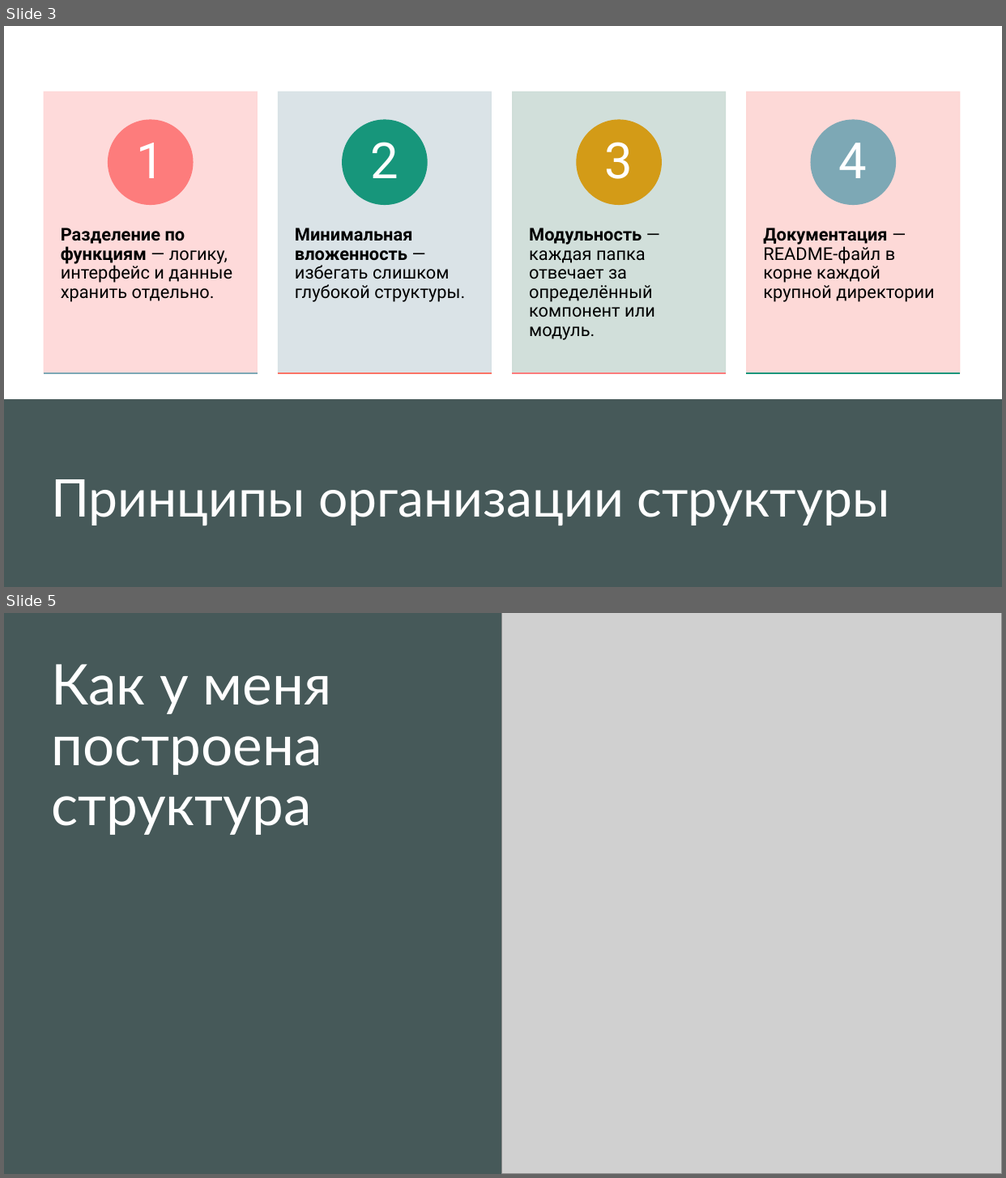
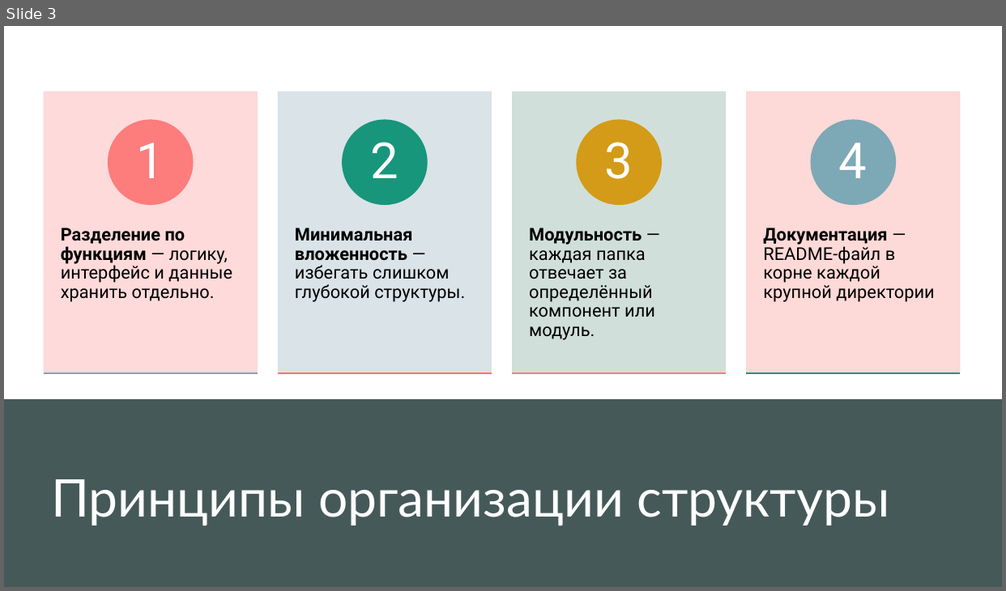
Before and after one commit to Alidedewf/application-design-patterns, a slide deck: шаблоны структура.pptx. Shown one above the other, each under a label of ours: slides 3 and 5 before the commit, slide 3 after it; the slides between them are not shown. The pictures are 1006x1178 and 1006x591 pixels, drawn with LibreOffice and Linux fonts; fonts in the diff are those of the drawing; grey boxes stand for pictures. Boxes give left, top, right and bottom in pixels: in the first picture for what was removed or moved away, otherwise in the second. Text is boxed around its words. In the diff, an @@ line names an element or a change of style, - is before the commit and + after.

```diff
--- a/шаблоны структура.pptx
+++ b/шаблоны структура.pptx
@@ slide 5 removed at box(4, 613, 1002, 1174), background #FFFFFF; not listed: 1 template element that a slide beside it also shows @@
@@ rectangle removed at box(4, 613, 1002, 1174) @@
@@ rectangle removed at box(4, 613, 502, 1174) @@
@@ picture removed at box(502, 613, 1002, 1174) @@
@@ title removed at box(51, 664, 332, 835) @@
-Как у меня построена структура
```
Also in this commit, not shown: 1 slide changed, 18 slides added, 2 other slides removed, 7 other files.
